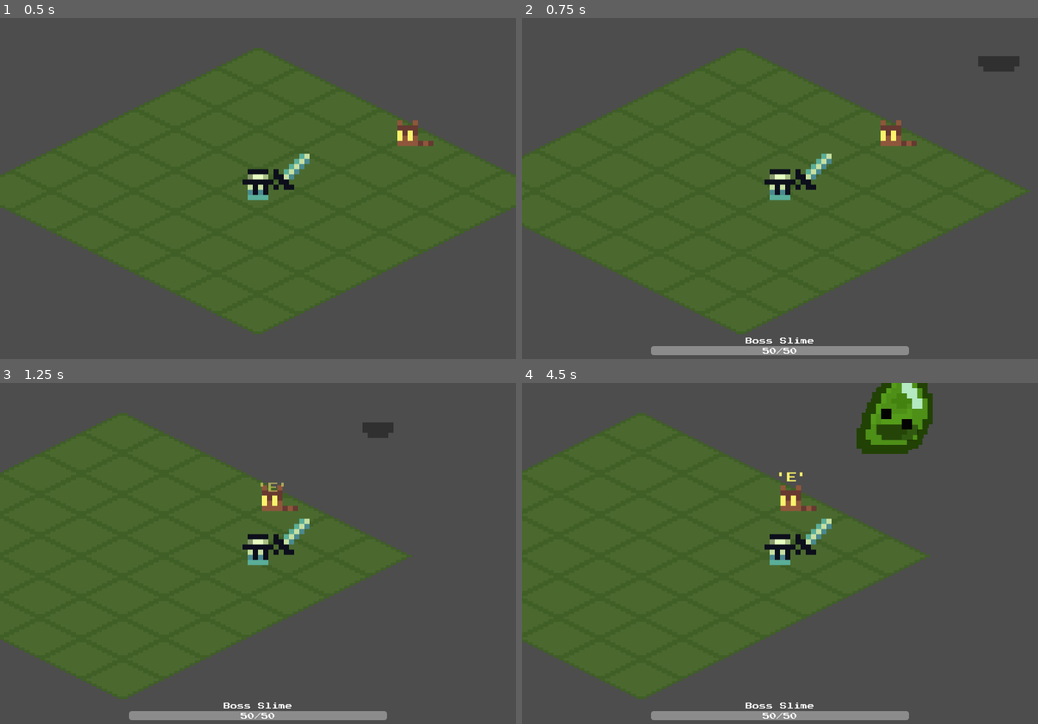
Above: before the commit, frames 1-4 (two rows, left to right).
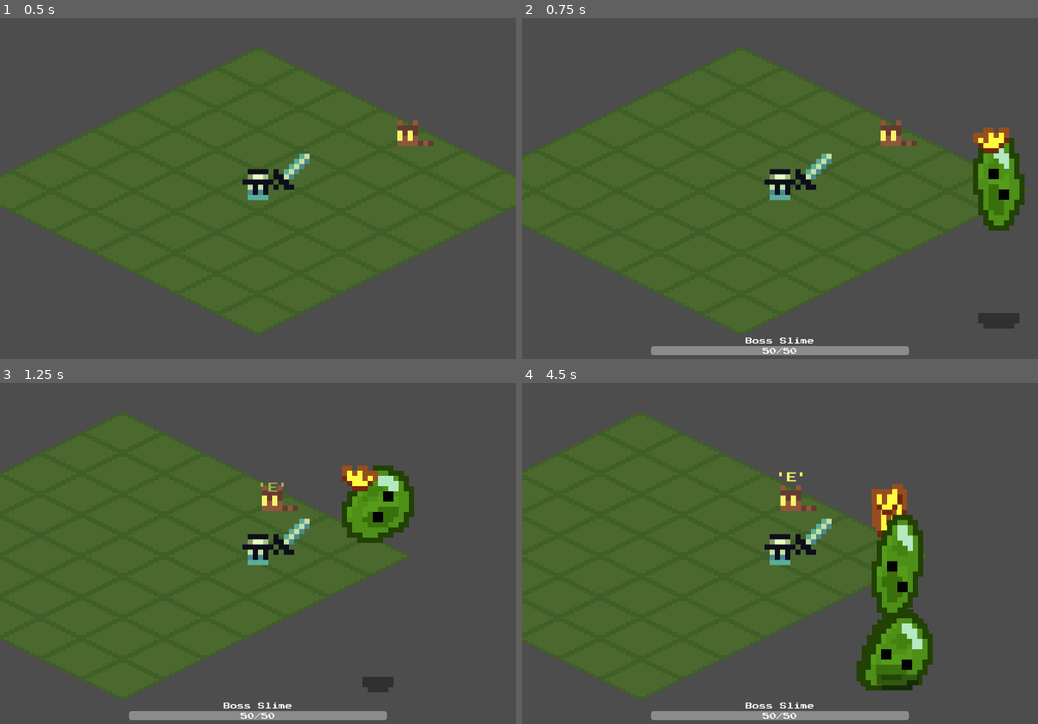
Above: after the commit, the same moments.

Repository: skyegrey/youtube-game
Game: Godot game, scene res://Scenes/main.tscn
The game is run twice, just before and just after one commit, with the same random seed, the same clock (stepped at 60 frames per second) and the same inputs.
Inputs (mouse positions are in pixels of both pictures, inside the frame that each line leads up to):
- Up to frame 1 (0.5 s): no input
- Up to frame 2 (0.75 s): tap Enter at 0.5 s; move the mouse to (893, 171) at 0.52 s; hold Right (ui_right) from 0.53 s (still down); tap B (ui_spawn_boss) at 0.6 s; click (893, 171) at 0.67 s
- Up to frame 3 (1.25 s): keep holding Right (ui_right)
- Up to frame 4 (4.5 s): release Right (ui_right) at 1.25 s; drag from (676, 570) to (795, 502) at 1.27 s; move the mouse to (831, 478) at 2.02 s; hold Right (ui_right) 2.03-2.75 s; tap B (ui_spawn_boss) at 2.1, 3.6 s; drag from (754, 625) to (625, 502) at 2.77 s; move the mouse to (934, 604) at 3.52 s; hold Left (ui_left) 3.53-4.25 s; drag from (625, 502) to (702, 468) at 4.27 s

Frame 1 is identical in both runs. In frame 2, 3.0% of the frame differs, in the area x 87-98%, y 11-91%; in frame 3, 3.1%; in frame 4, 8.3%, in the area x 64-80%, y 0-91%.

Commit message:
Shifted spawning area for boss. Updated todo lsit.

Diff:
--- a/godot/Scripts/enemies.gd
+++ b/godot/Scripts/enemies.gd
@@ -9,6 +9,6 @@
 	if Input.is_action_just_pressed("ui_spawn_boss"):
 		var slime_boss: SlimeBoss = SLIME_BOSS.instantiate()
 		slime_boss.player_character = player_character
-		slime_boss.position = Vector2(200, -100)
+		slime_boss.position = Vector2(200, 100)
 		add_child(slime_boss)
 		boss_info_control.set_as_current_boss(slime_boss)
Not shown, changed: obsidian/youtubegame/ToDo.md
